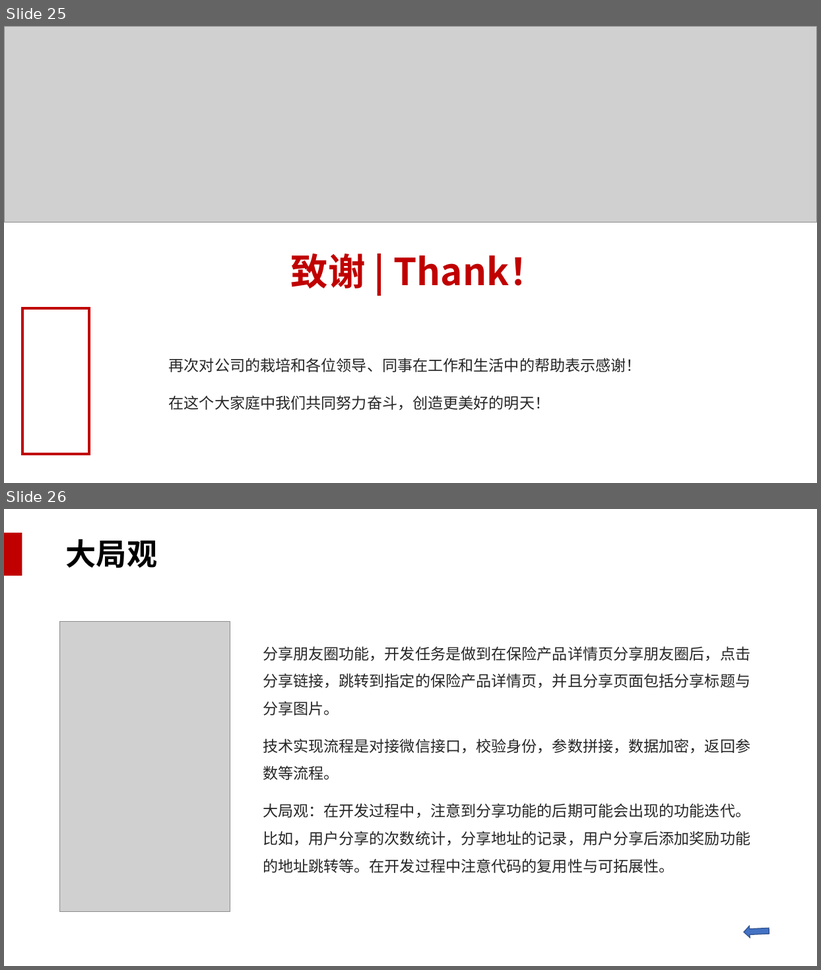
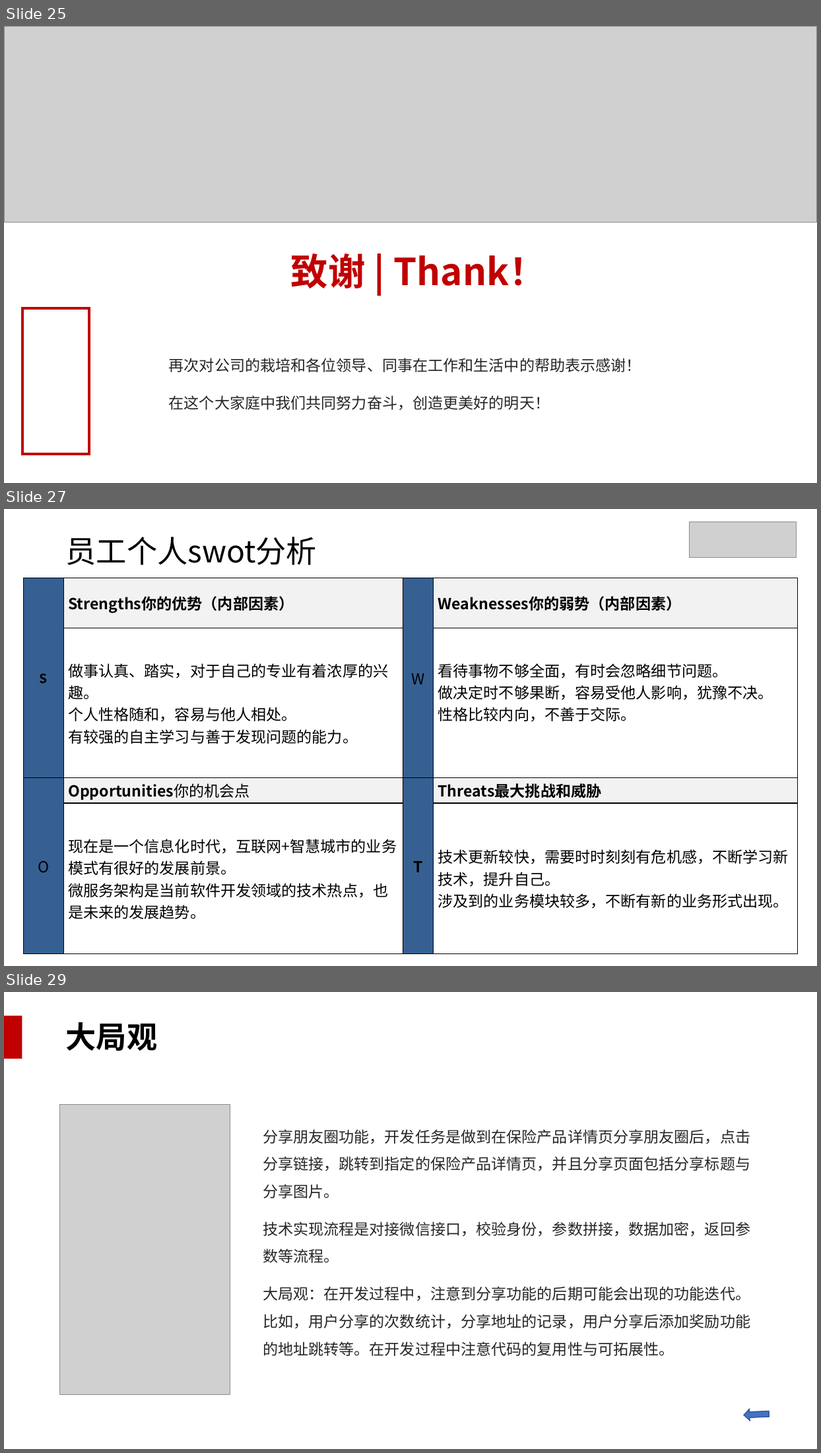
Before and after one commit to WakingFox/myself, a slide deck: 转正述职/王贵成转正述职报告.pptx. Shown one above the other, each under a label of ours: slides 25 and 26 before the commit, slides 25, 27 and 29 after it; the slides between them are not shown. The pictures are 821x970 and 821x1453 pixels, drawn with LibreOffice and Linux fonts; fonts in the diff are those of the drawing; grey boxes stand for pictures; background and template pictures are left out. Boxes give left, top, right and bottom in pixels: in the first picture for what was removed or moved away, otherwise in the second. Text is boxed around its words. In the diff, an @@ line names an element or a change of style, - is before the commit and + after.

Commit message:
个人整理

```diff
--- a/转正述职/王贵成转正述职报告.pptx
+++ b/转正述职/王贵成转正述职报告.pptx
@@ slide 27 added at [4,509,817,966], background picture (left out) @@
@@ picture added at [690,522,797,558] @@
@@ title added at [66,537,317,565], 36 pt, text #000000 @@
+员工个人swot分析
@@ table added at [24,578,798,955], 4 rows, 4 columns @@
+S | Strengths你的优势（内部因素） | W | Weaknesses你的弱势（内部因素）
+ | 做事认真、踏实，对于自己的专业有着浓厚的兴趣。 / 个人性格随和，容易与他人相处。 / 有较强的自主学习与善于发现问题的能力。 |  | 看待事物不够全面，有时会忽略细节问题。 / 做决定时不够果断，容易受他人影响，犹豫不决。 / 性格比较内向，不善于交际。
+O | Opportunities你的机会点 | T | Threats最大挑战和威胁
+ | 现在是一个信息化时代，互联网+智慧城市的业务模式有很好的发展前景。 / 微服务架构是当前软件开发领域的技术热点，也是未来的发展趋势。 |  | 技术更新较快，需要时时刻刻有危机感，不断学习新技术，提升自己。 / 涉及到的业务模块较多，不断有新的业务形式出现。
@@ what was slide 26 is now slide 29 @@
```
Also in this commit, not shown: 2 other slides added.
